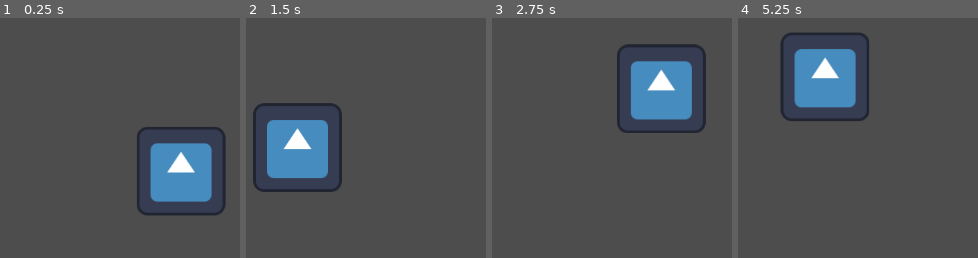
Above: before the commit, frames 1-4 (left to right).
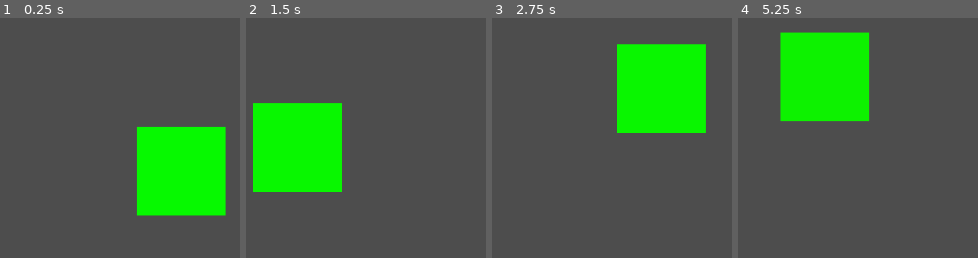
Above: after the commit, the same moments.

Repository: hperantunes/shaders-101
Game: Godot game, scene res://scenes/shaders_101.tscn
Two runs of this game, one before a commit and one after it. Both use one fixed random seed, a clock stepped at 60 frames per second and the inputs below. The engine's default icon, where the game draws it, is replaced by a stand-in: a white triangle on a blue panel in a dark square.
Inputs:
- Up to frame 1 (0.25 s): no input
- Up to frame 2 (1.5 s): no input
- Up to frame 3 (2.75 s): no input
- Up to frame 4 (5.25 s): no input

The runs differ from the first frame. In frame 1, 14% of the frame differs, in the area x 57-95%, y 45-83%; in frame 2, 14%; in frame 3, 14%; in frame 4, 14%, in the area x 17-55%, y 5-44%.

Commit message:
Set colors

Diff:
--- a/shaders/my_first_shader.gdshader
+++ b/shaders/my_first_shader.gdshader
@@ -2,13 +2,21 @@
 
 void vertex() {
 
+	float speed = 2.0;
+
 	if (VERTEX.x < 0. && VERTEX.y < 0.) {
 		//VERTEX += vec2(-100., -20.);
 	}
-	VERTEX += vec2(cos(TIME * 2.0) * 100.0, 0.0);
-	VERTEX += vec2(0.0, sin(TIME * 2.0) * 100.0);
+	VERTEX += vec2(cos(TIME * speed) * 100.0, 0.0);
+	VERTEX += vec2(0.0, sin(TIME * speed) * 100.0);
 }
 
 void fragment() {
+	vec4 color1 = vec4(1.0, 0.0, 0.0, 1.0);
+	vec4 color2 = vec4(0.0, 1.0, 0.0, 1.0);
 
+	float mix_percentage = (sin(TIME * 5.0) + 1.0) * 0.5;
+	vec4 output_color = mix(color1, color2, mix_percentage);
+
+	COLOR = output_color;
 }
